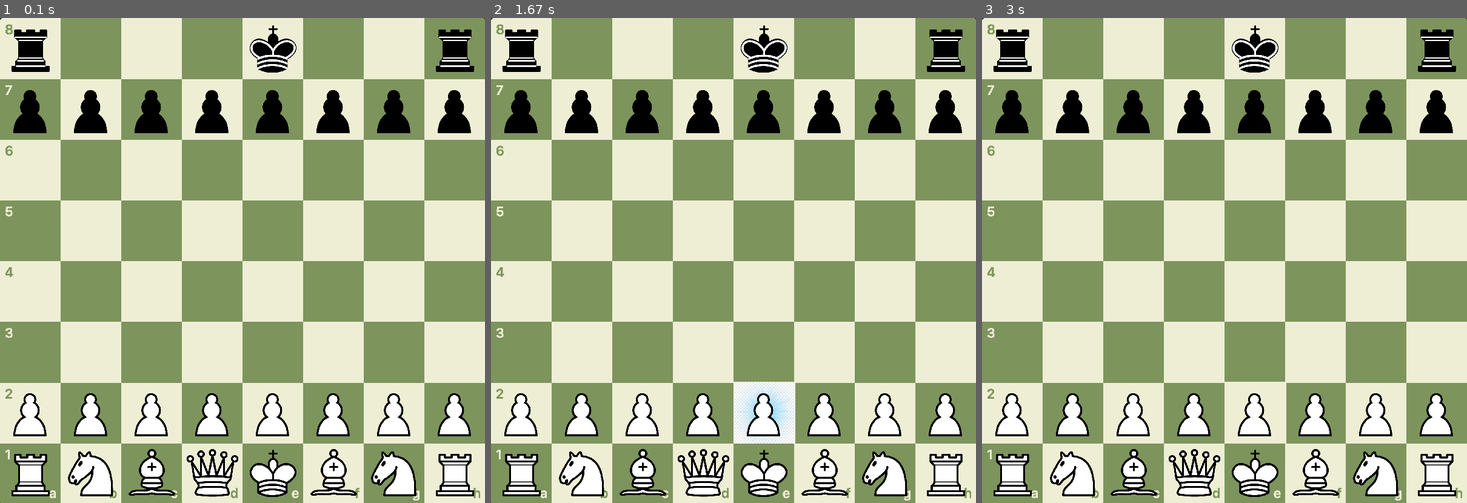
Above: before the commit, frames 1-3 (left to right).
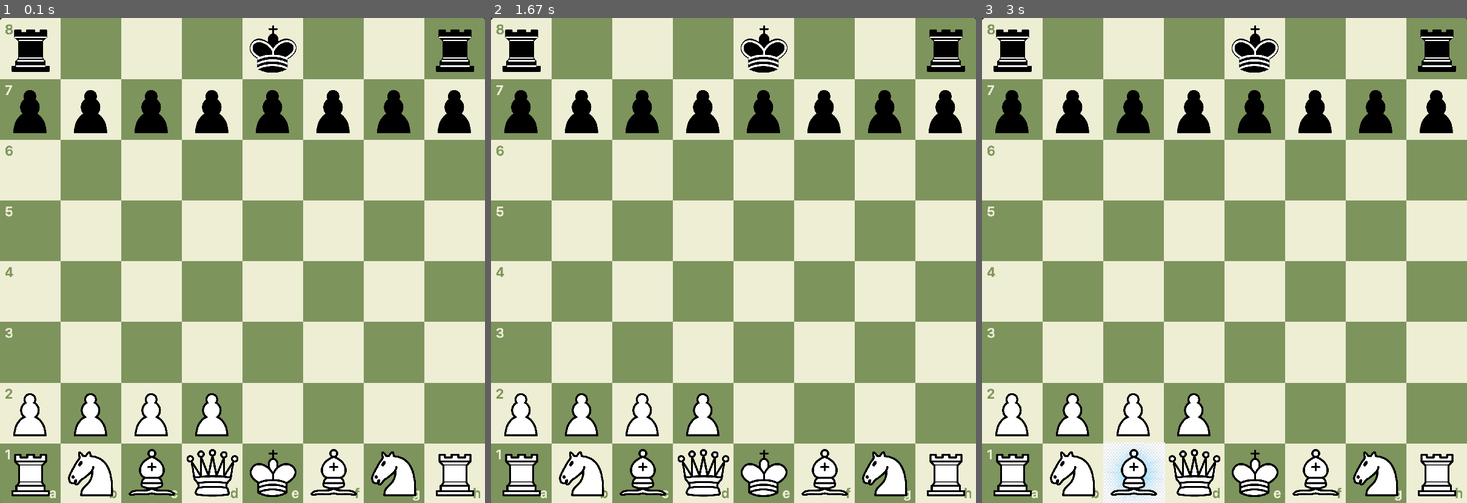
Above: after the commit, the same moments.

Repository: star14ms/Chess_AI
Game: pygame game, started from main.py
Same seed, same stepped clock (60 frames per second), same inputs: the game is played once before the commit and once after it.
Inputs (mouse positions are in pixels of both pictures, inside the frame that each line leads up to):
- Up to frame 1 (0.1 s): no input
- Up to frame 2 (1.67 s): click (888, 245) at 0.38 s; press the mouse at (520, 47) at 0.7 s; move the mouse to (651, 216) at 0.8 s; release the mouse at (777, 381) at 0.93 s
- Up to frame 3 (3 s): move the mouse to (1142, 444) at 1.8 s; click (1142, 444) at 2.08 s

The runs differ from the first frame. In frame 1, 1.5% of the frame differs, in the area x 52-98%, y 77-87%; in frame 2, 2.4%; in frame 3, 2.8%, in the area x 25-98%, y 75-100%.

Commit message:
모든 말의 init을 하나로 합치자는 제안

Diff:
--- /dev/null
+++ b/class init_.py
@@ -0,0 +1,22 @@
+class A:
+
+    def __init__(self, a, b):
+        self.x = a
+        self.y = b
+        print(type(self) == B)
+
+class B(A):
+    pass
+
+class C(A):
+    pass
+
+
+b = B(1, 2)
+c = C(3, 4)
+print(b.x, b.y)
+print(c.x, c.y)
+
+print(1 == 1 or 2 == 2)
+print(1 == 1 & 2 == 2)
+print((1 == 1) & (2 == 2))
--- a/main.py
+++ b/main.py
@@ -123,10 +123,10 @@
     pawn_w2 = Pawn(board, 1, 6, -1)
     pawn_w3 = Pawn(board, 2, 6, -1)
     pawn_w4 = Pawn(board, 3, 6, -1)
-    pawn_w5 = Pawn(board, 4, 6, -1)
-    pawn_w6 = Pawn(board, 5, 6, -1)
-    pawn_w7 = Pawn(board, 6, 6, -1)
-    pawn_w8 = Pawn(board, 7, 6, -1)
+    # pawn_w5 = Pawn(board, 4, 6, -1)
+    # pawn_w6 = Pawn(board, 5, 6, -1)
+    # pawn_w7 = Pawn(board, 6, 6, -1)
+    # pawn_w8 = Pawn(board, 7, 6, -1)
 
     rook_w1 = Rook(board, 0, 7, -1)
     knight_w1 = Knight(board, 1, 7, -1) # (1,7) 좌표에 백색 나이트 생성
@@ -152,7 +152,7 @@
     # screen.blit(img_knight_b,(600,0))
     screen.blit(img_rook_b,(700,0))
 
-    for x in range(0, 1000, 100):
+    for x in range(0, 800, 100):
         screen.blit(img_pawn_b,(x,100))
 
     # 백의 말들
@@ -165,7 +165,7 @@
     screen.blit(img_knight_w,(600,700))
     screen.blit(img_rook_w,(700,700))
 
-    for x in range(0, 1000, 100):
+    for x in range(0, 400, 100):
         screen.blit(img_pawn_w,(x,600))
 
 # 클릭한 위치의 좌표를 저장한다
